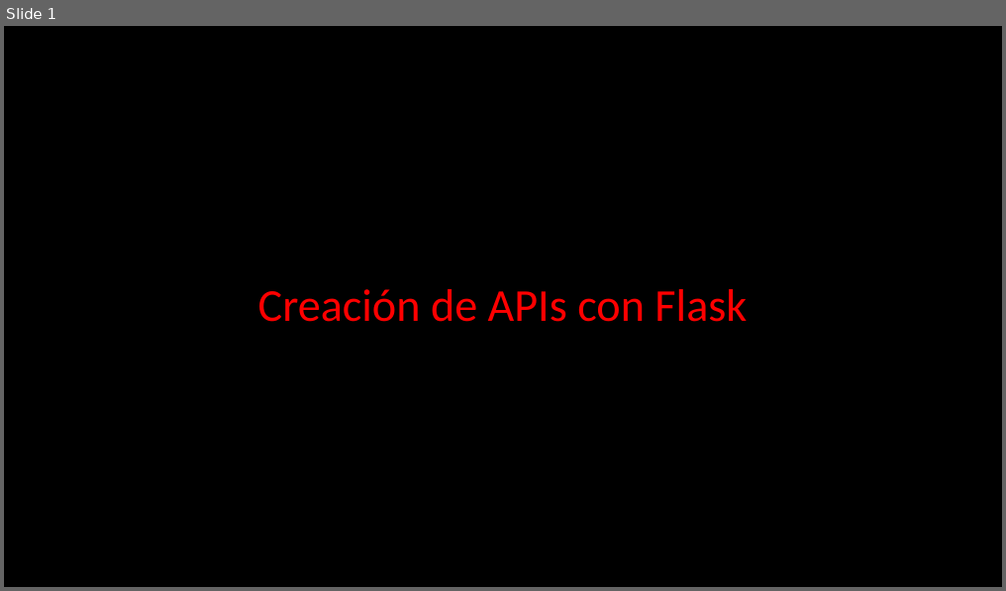
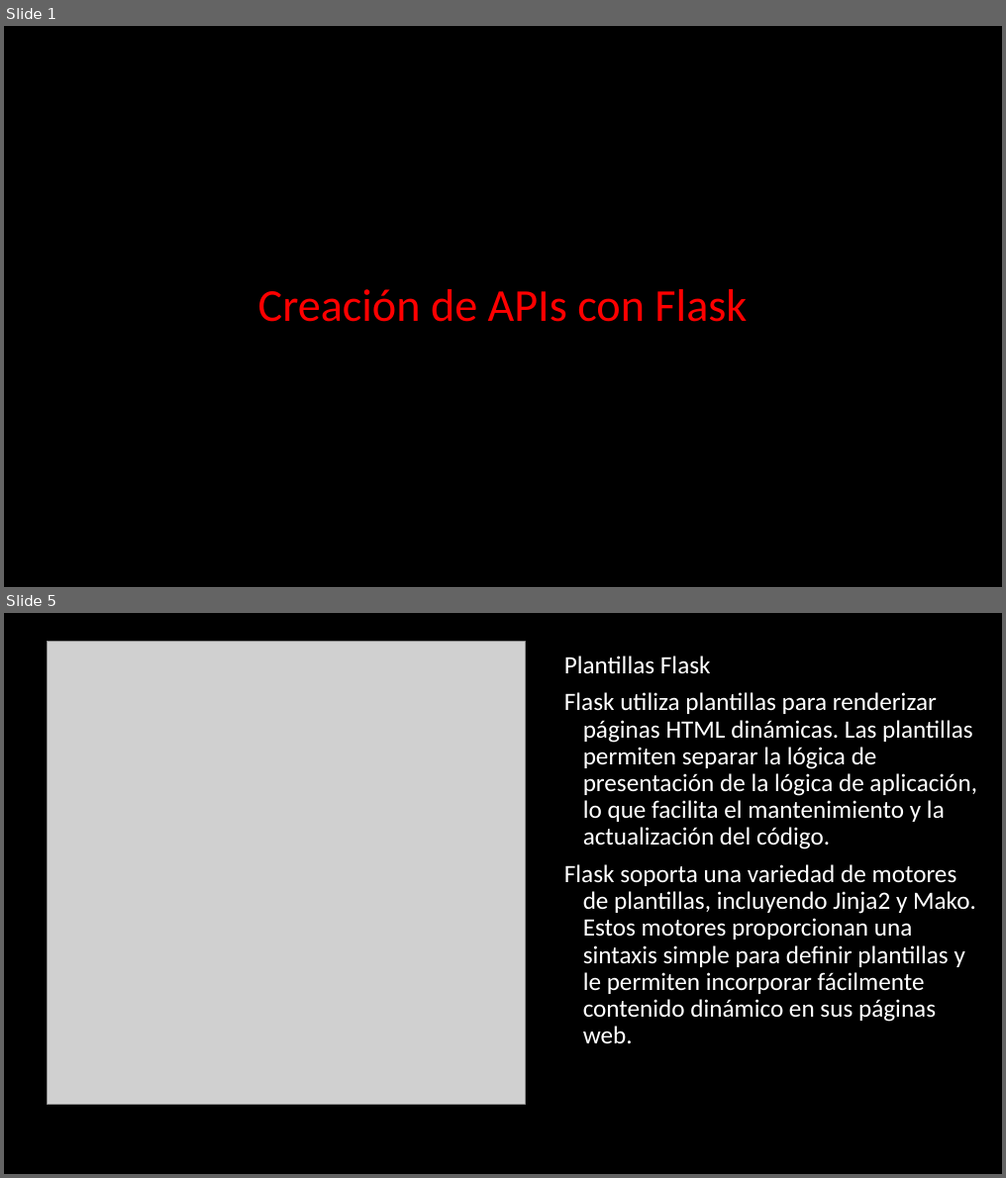
Before and after one commit to the-bridge-school/Data_Engineer, a slide deck: Flask/APIs_Flask_clase.pptx. Shown one above the other, each under a label of ours: slide 1 before the commit, slides 1 and 5 after it; the slides between them are not shown. The pictures are 1006x591 and 1006x1178 pixels, drawn with LibreOffice and Linux fonts; fonts in the diff are those of the drawing; grey boxes stand for pictures. Boxes give left, top, right and bottom in pixels: in the first picture for what was removed or moved away, otherwise in the second. Text is boxed around its words. In the diff, an @@ line names an element or a change of style, - is before the commit and + after.

Commit message:
presentacion flask

```diff
--- a/Flask/APIs_Flask_clase.pptx
+++ b/Flask/APIs_Flask_clase.pptx
@@ slide 5 added at (4,613,1002,1174), background #000000 @@
@@ picture added at (48,642,525,1105) @@
@@ text added at (564,656,977,1044), 24 pt, text #FFFFFF @@
+Plantillas Flask
+Flask utiliza plantillas para renderizar páginas HTML dinámicas. Las plantillas permiten separar la lógica de presentación de la lógica de aplicación, lo que facilita el mantenimiento y la actualización del código.
+Flask soporta una variedad de motores de plantillas, incluyendo Jinja2 y Mako. Estos motores proporcionan una sintaxis simple para definir plantillas y le permiten incorporar fácilmente contenido dinámico en sus páginas web.
```
Also in this commit, not shown: 1 slide changed, 3 other slides added, 1 slide removed.
